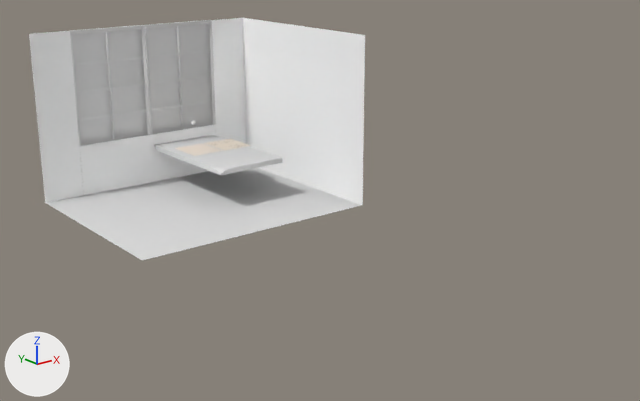
The glTF model public/models/Atelier.glb: old version first, new version second.
Both versions are drawn from a 50 mm lens placed at (-10.64, -18.74, 6.56), pointed at (0.53, -4.77, 0.97). The axes (+X, +Y, +Z) are drawn at lower left. The lights are the same throughout.

Before the edit, the objects in view are built like this:
```python
me_plane = bpy.data.meshes.new('Plane')
me_plane.from_pydata([(-2.98, -2.5, 0.0), (2.98, -2.5, 0.0), (-2.98, 2.5, 0.0), (2.98, 2.5, 0.0)], [], [(0, 1, 3), (0, 3, 2)])
me_room_001 = bpy.data.meshes.new('Room.001')
me_room_001.from_pydata([(0.0, 2.51, 2.05), (0.0, 2.51, -2.05), (0.0, -2.51, 2.05), (0.0, -2.51, -2.05)], [], [(0, 1, 3), (0, 3, 2)])
me_room_001.materials.append(mat_wall_material_005)  # white #ffffff
me_room_005 = bpy.data.meshes.new('Room.005')
me_room_005.from_pydata([(-0.5, 0.0, 2.05), (-0.5, 0.0, -2.05), (0.5, 0.0, 2.05), (0.5, 0.0, -2.05)], [], [(0, 1, 3), (0, 3, 2)])
me_room_005.materials.append(mat_wall_material_004)  # white #ffffff
ob_plane = bpy.data.objects.new('Plane', me_plane)
ob_plane.location = (0.07, -0.78, 0.0)
ob_wall = bpy.data.objects.new('wall', me_room_005)
ob_wall.location = (2.55, 1.7, 2.05)
ob_wall_003 = bpy.data.objects.new('wall.003', me_room_001)
ob_wall_003.location = (3.03, -0.8, 2.05)
# also in view: 'desk' at (1.04, 0.09, 0.87); 'window' at (1.06, 1.76, 2.62); 'wall.001' at (0.06, 1.7, 0.64); 'window.001' at (-0.94, 1.76, 2.62); 'back-view' at (0.07, 1.89, 2.6)
```
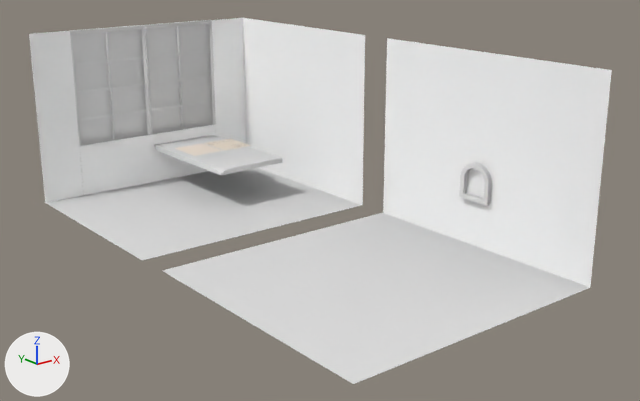
The change, as a list of edits to the scene's bpy script:
```text
Add mat_wall_material_006:
    mat_wall_material_006 = principled_material('Wall_material.006')
    mat_wall_material_006.base_color = (1.0, 1.0, 1.0)  # white #ffffff
    mat_wall_material_006.metallic = 1.0
    mat_wall_material_006.roughness = 1.0
Add me_room_002:
    me_room_002.from_pydata([(0.0, 2.51, 2.05), (0.0, 2.51, -2.05), (0.0, -3.26, 2.05), (0.0, -3.26, -2.05)], [], [(0, 1, 3), (0, 3, 2)])
    me_room_002.materials.append(mat_wall_material_006)  # white #ffffff
Add me_four_verre:
    me_four_verre.from_pydata(...)  # 100 vertices, 182 faces; spans x -0.05..0.05, y -0.386..0.386, z -0.534..0.26
Add me_plane_001:
    me_plane_001.from_pydata([(-3.01, -3.73, 0.0), (2.9, -3.73, 0.0), (-3.01, 2.07, 0.0), (2.9, 2.07, 0.0)], [], [(0, 1, 3), (0, 3, 2)])
Change ob_wall:
    ob_wall: bpy.data.objects.new('wall', me_room_005) -> bpy.data.objects.new('wall', me_room_002)
    ob_wall.location: (2.55, 1.7, 2.05) -> (3.03, -6.56, 2.05)
Add ob_four_verre:
    ob_four_verre = bpy.data.objects.new('four-verre', me_four_verre)
    ob_four_verre.location = (2.94, -6.93, 1.57)
Add ob_floor:
    ob_floor = bpy.data.objects.new('floor', me_plane_001)
    ob_floor.location = (0.14, -6.09, 0.0)
```

Location of each change, (x1, y1, x2, y2) in pixels of the pictures (640 x 401 px):
'wall', reshaped, moved
    before: (212, 18, 246, 144)
    after: (383, 38, 612, 287)
'floor', added
    after: (163, 213, 590, 384)
'four-verre', added
    after: (459, 163, 492, 205)
'wall.004', unchanged, uncovered by the edit
    after: (212, 18, 246, 144)
